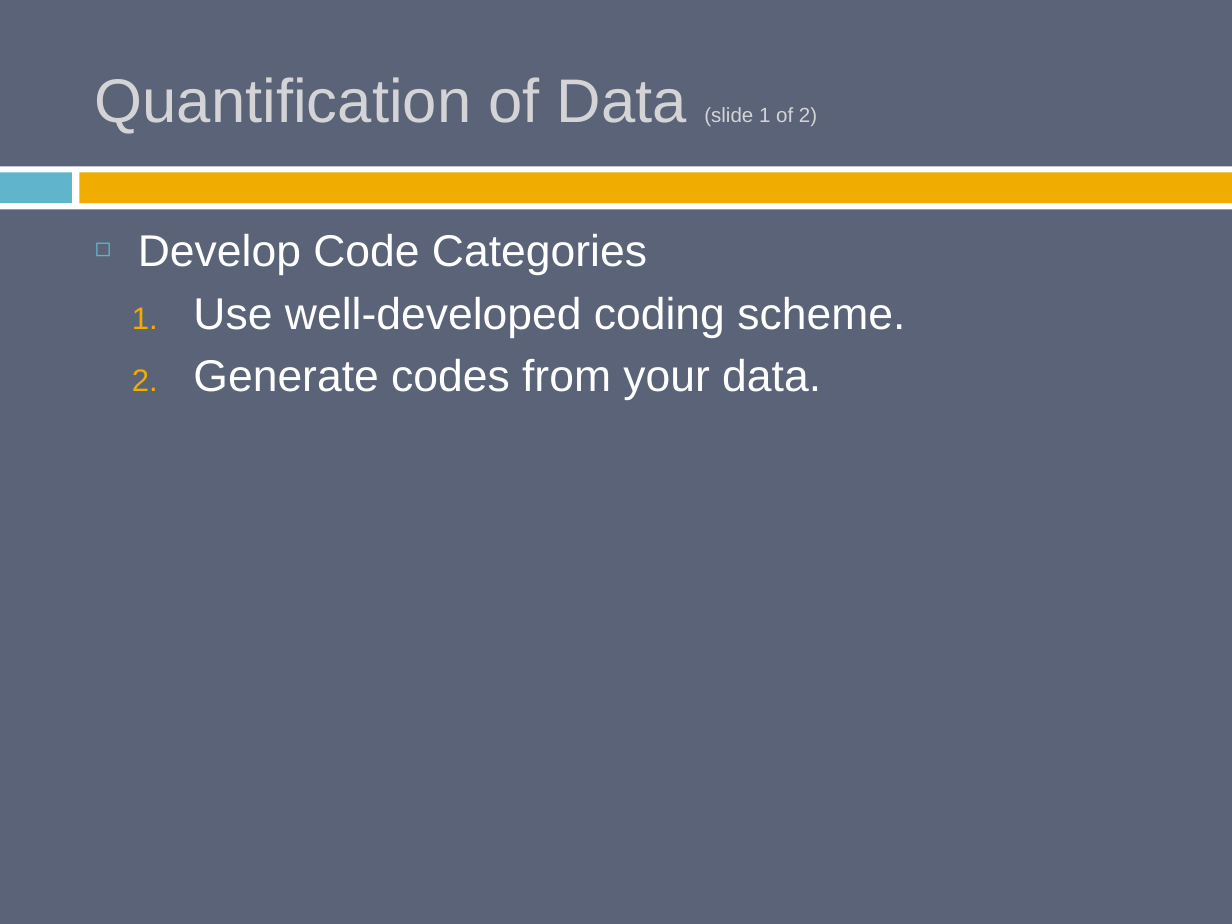
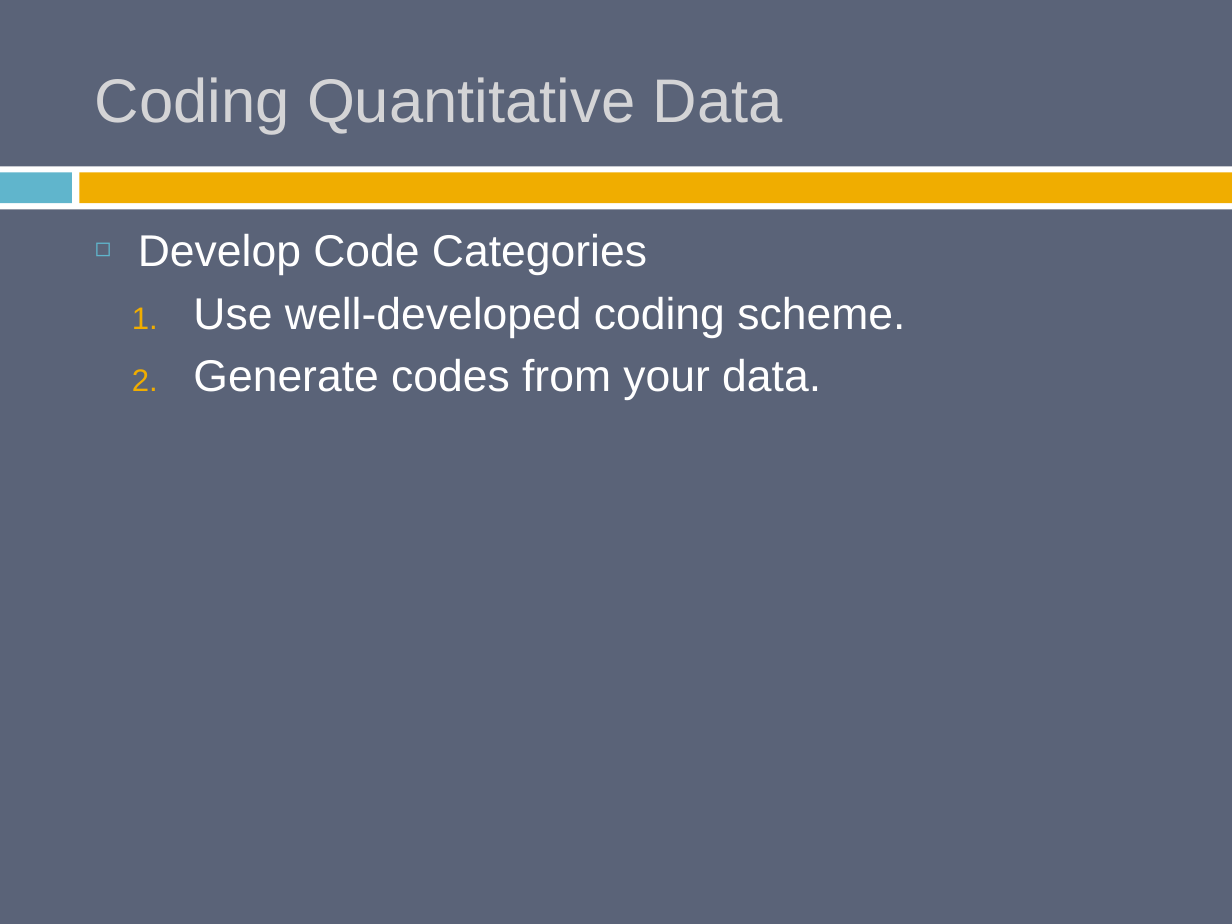
Before and after one commit to burrelvannjr/methods_csuf, a slide deck: slide 5 of ppts/old/Babbie_7e_PPT_ch_14.pptx. Drawn at 1232x924 pixels with LibreOffice and Linux fonts; fonts in the diff are those of the drawing. Boxes give left, top, right and bottom in pixels: in the first picture for what was removed or moved away, otherwise in the second. Text is boxed around its words. In the diff, an @@ line names an element or a change of style, - is before the commit and + after.

```diff
--- a/ppts/old/Babbie_7e_PPT_ch_14.pptx
+++ b/ppts/old/Babbie_7e_PPT_ch_14.pptx
@@ title at [95,77,783,133]: text changed @@
-Quantification of Data (slide 1 of 2)
+Coding Quantitative Data
```
Also in this commit, not shown: 25 other slides changed, 4 slides added, 31 other files.
